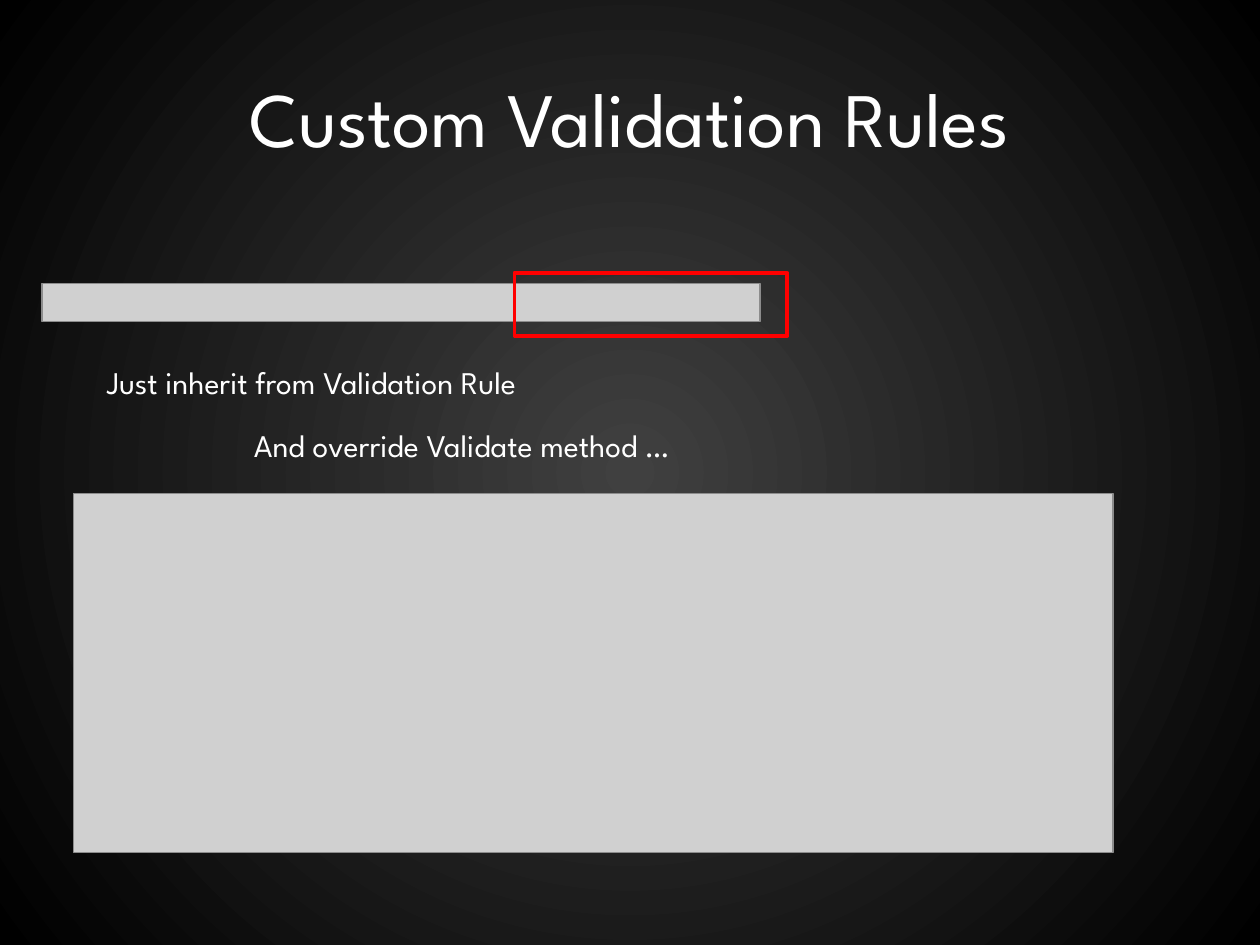
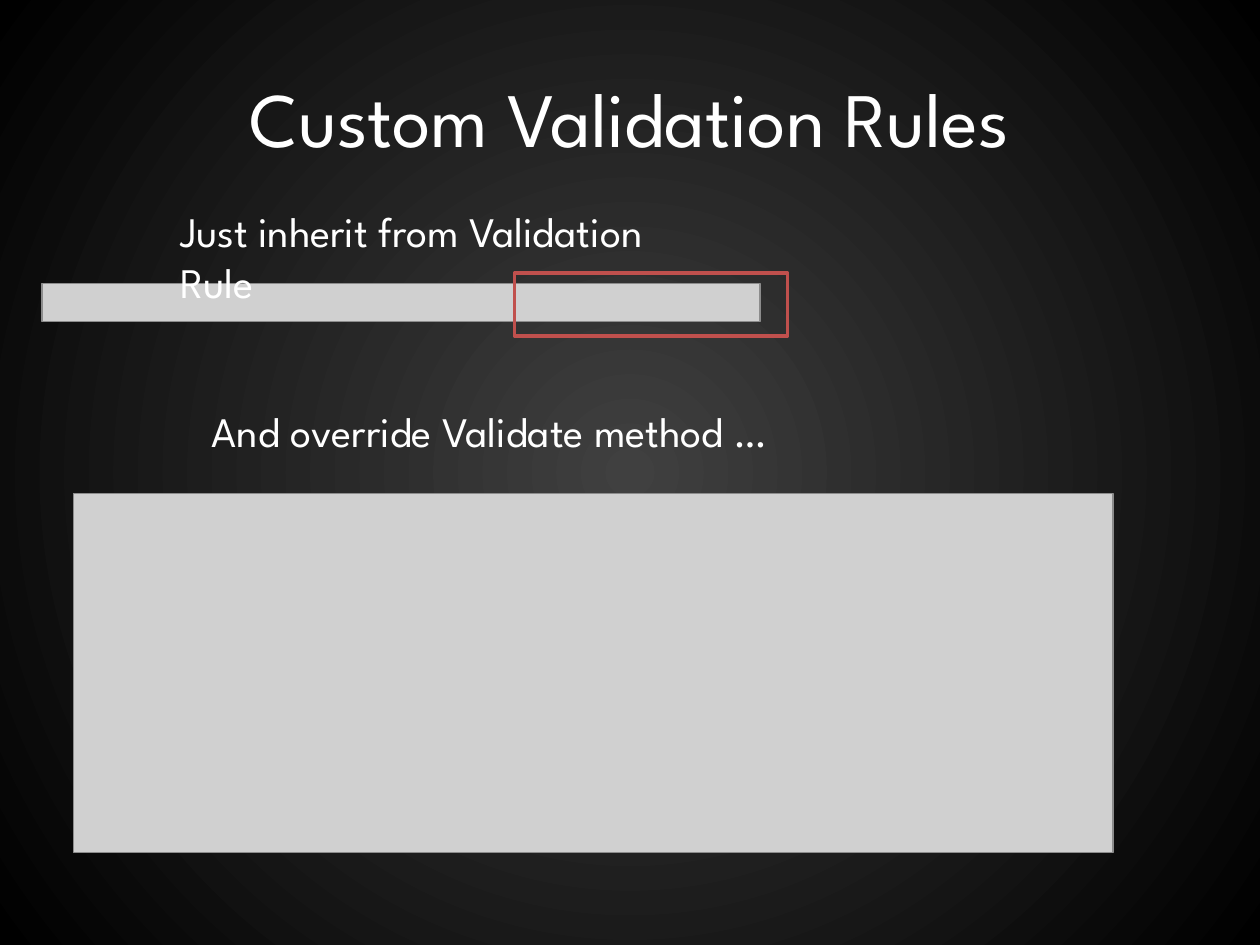
Before and after one commit to RookieOne/WPF-Input-Validation, a slide deck: slide 13 of WPF Validation.pptx. Drawn at 1260x945 pixels with LibreOffice and Linux fonts; fonts in the diff are those of the drawing; grey boxes stand for pictures. Boxes give left, top, right and bottom in pixels: in the first picture for what was removed or moved away, otherwise in the second. Text is boxed around its words. In the diff, an @@ line names an element or a change of style, - is before the commit and + after.

```diff
--- a/WPF Validation.pptx
+++ b/WPF Validation.pptx
@@ text "Just inherit from Validation Rule" at <box>180,217,642,298</box>: size 18 to 24 pt @@
@@ text "Just inherit from Validation Rule": place and size @@
-text "Just inherit from Validation Rule" at <box>107,372,516,395</box>
+text "Just inherit from Validation Rule" at <box>180,217,642,298</box>
@@ rectangle at <box>514,273,788,336</box>: outline #FF0000 2.25 pt to #C0504D 2 pt @@
@@ text "And override Validate method …": place and size @@
-text "And override Validate method …" at <box>254,435,637,458</box>
+text "And override Validate method …" at <box>212,418,724,448</box>
@@ text "And override Validate method …" at <box>212,418,724,448</box>: size 18 to 24 pt @@
```
Also in this commit, not shown: 11 other slides changed, 4 slides added.
